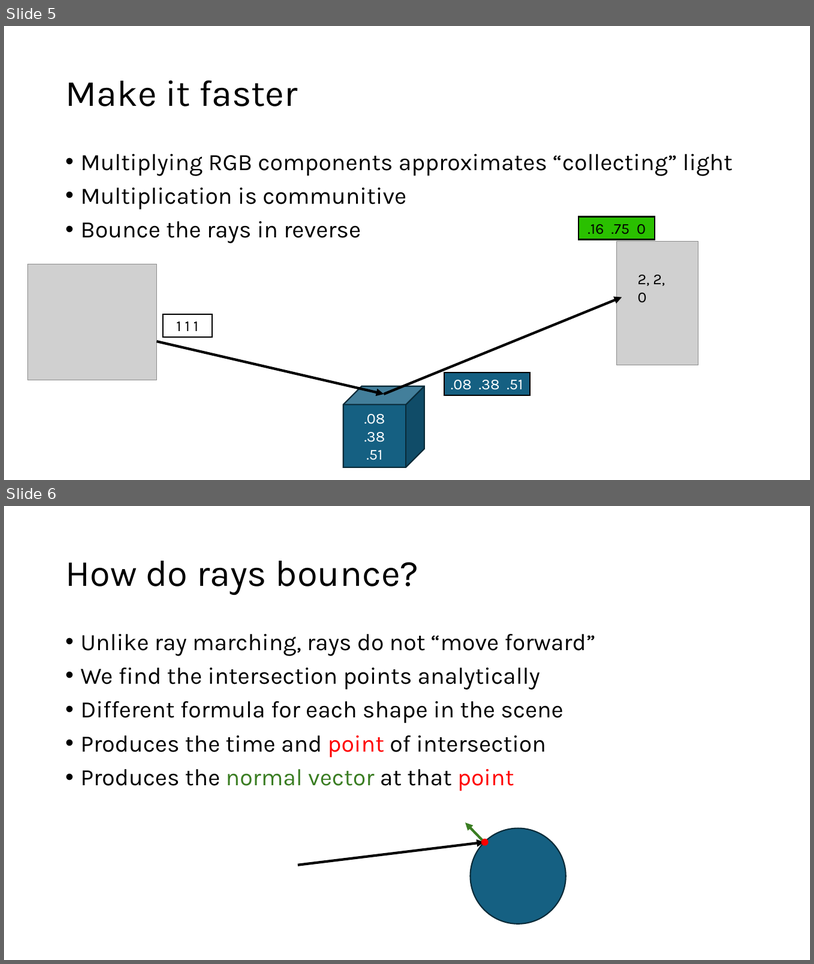
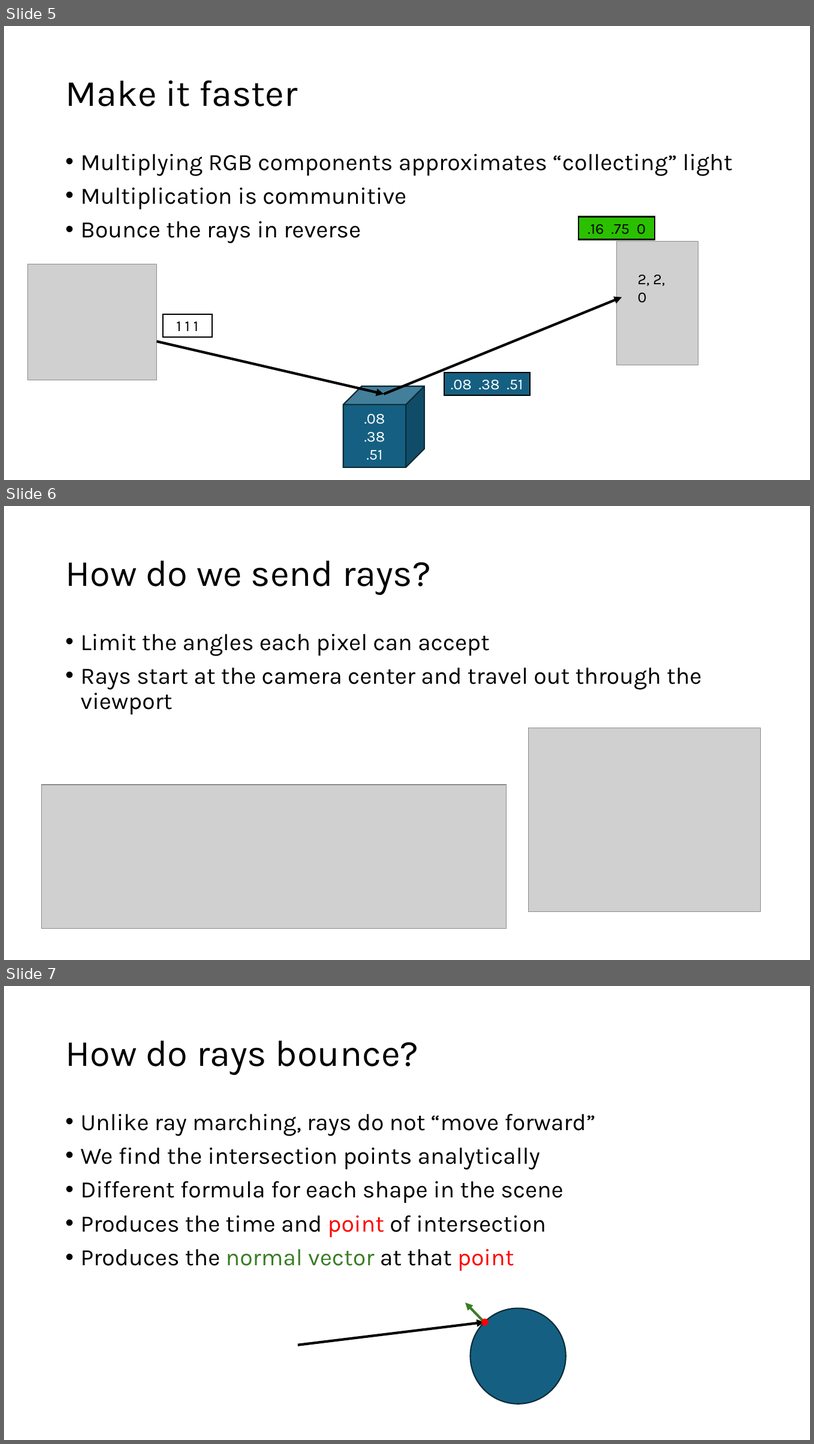
Before and after one commit to Gopher-Graphics/RaytracingWorkshop2026, a slide deck: Raytracing Workshop.pptx. Shown one above the other, each under a label of ours: slides 5 and 6 before the commit, slides 5, 6 and 7 after it. The pictures are 814x964 and 814x1444 pixels, drawn with LibreOffice and Linux fonts; fonts in the diff are those of the drawing; grey boxes stand for pictures. Boxes give left, top, right and bottom in pixels: in the first picture for what was removed or moved away, otherwise in the second. Text is boxed around its words. In the diff, an @@ line names an element or a change of style, - is before the commit and + after.

```diff
--- a/Raytracing Workshop.pptx
+++ b/Raytracing Workshop.pptx
@@ slide 6 added at (4,506,810,960), background #FFFFFF @@
@@ title added at (65,561,431,595), 44 pt, text #000000 @@
+How do we send rays?
@@ text added at (81,634,702,715), 28 pt, text #000000 @@
+• Limit the angles each pixel can accept
+• Rays start at the camera center and travel out through the viewport
@@ picture added at (528,728,761,912) @@
@@ picture added at (42,784,507,928) @@
@@ what was slide 6 is now slide 7 @@
```
Also in this commit, not shown: 7 slides changed, 3 other slides added, 1 slide removed, 1 other file.
